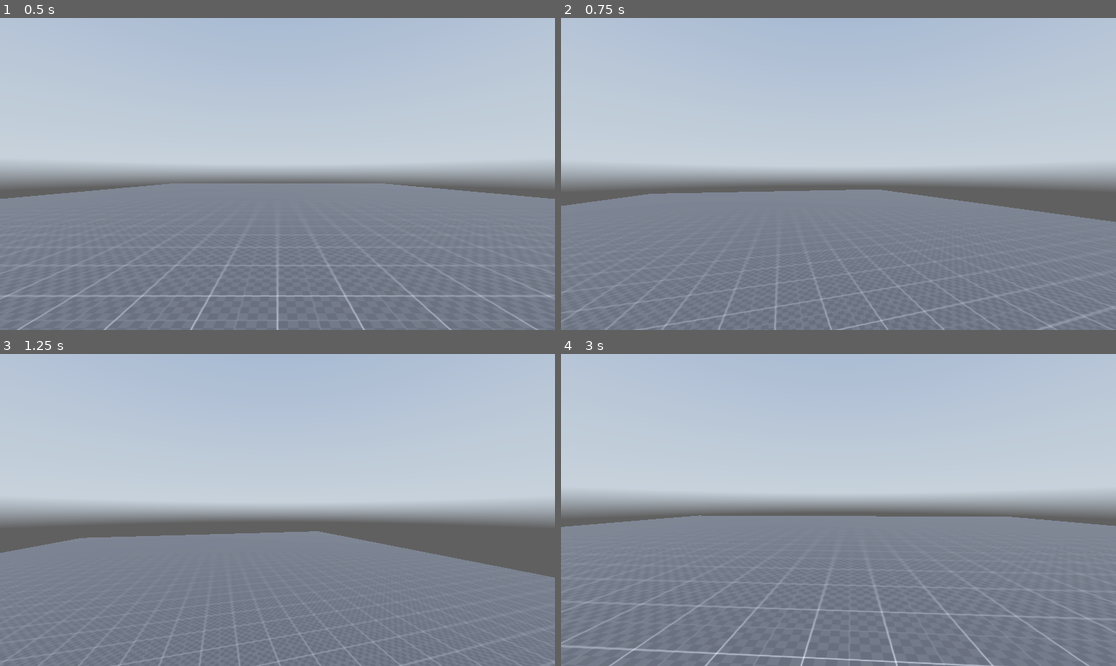
Above: before the commit, frames 1-4 (two rows, left to right).
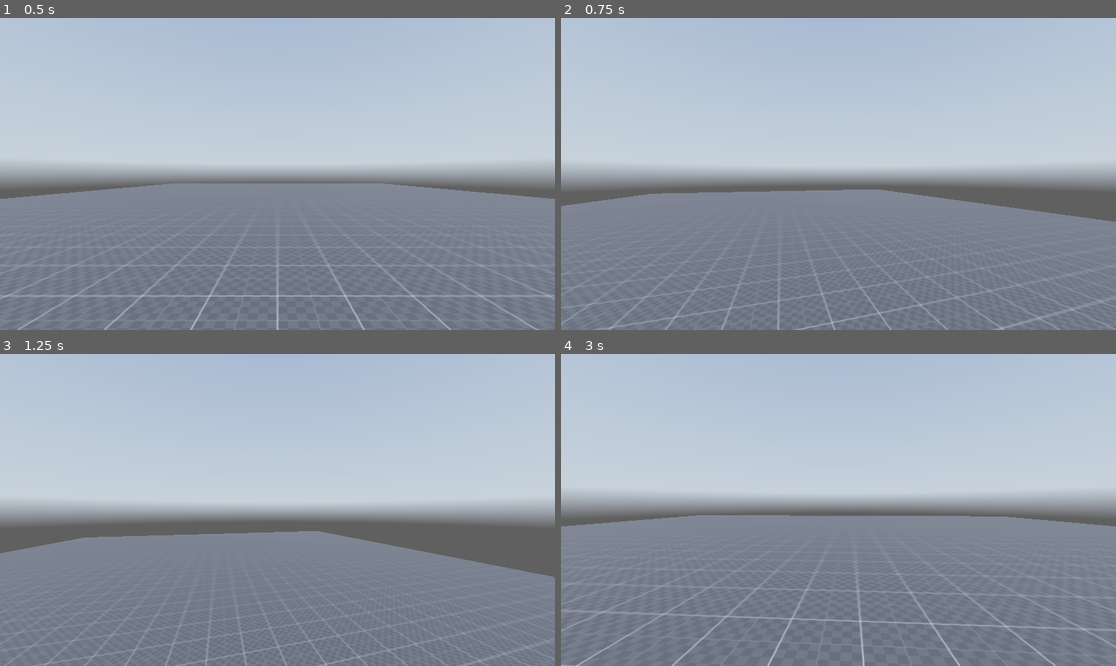
Above: after the commit, the same moments.

Repository: FahadHameed89/GodotPlayground3D
Game: Godot game, scene res://Scenes/world.tscn
Two runs of this game, one before a commit and one after it. Both use one fixed random seed, a clock stepped at 60 frames per second and the inputs below. The project has no main scene, so this scene is started directly. A sky picture missing from this copy of the repository is replaced by a grey-blue gradient.
Inputs (mouse positions are in pixels of both pictures, inside the frame that each line leads up to):
- Up to frame 1 (0.5 s): no input
- Up to frame 2 (0.75 s): tap Enter (ui_accept) at 0.5 s; move the mouse to (866, 174) at 0.52 s; hold W (forward) from 0.53 s (still down); hold Ctrl (crouch) from 0.53 s (still down)
- Up to frame 3 (1.25 s): keep holding W (forward); keep holding Ctrl (crouch); tap Enter (ui_accept) at 0.77 s
- Up to frame 4 (3 s): keep holding W (forward); move the mouse to (810, 510) at 1.27 s; release Ctrl (crouch) at 1.28 s; tap Alt (free_look) at 1.35 s; tap Enter (ui_accept) at 1.52 s; move the mouse to (849, 503) at 2.02 s; hold Shift (sprint) 2.03-2.78 s; move the mouse to (832, 516) at 2.77 s; tap Ctrl (crouch) at 2.85 s

Frame 1 is identical in both runs. In frame 2, 1.4% of the frame differs, in the area x 0-100%, y 55-100%; in frame 3, 1.0%; in frame 4, 2.8%, in the area x 0-100%, y 51-100%.

Commit message:
added air control
limit control of character while mid-air

Diff:
--- a/Scripts/player.gd
+++ b/Scripts/player.gd
@@ -50,6 +50,7 @@
 @export var jump_velocity = 7.0
 @export var base_jump_velocity = 7.0
 var lerp_speed = 10.0 #used to change the speed of the player
+var air_lerp_speed = 3.0
 var crouching_depth = -0.4 #How much the height changes when crouching
 var free_look_tilt_amount = -5
 # Player Mouse Input Variables
@@ -186,8 +187,11 @@
 
 	# Get the input direction and handle the movement/deceleration.
 	# As good practice, you should replace UI actions with custom gameplay actions.
-
-	direction = lerp(direction, (transform.basis * Vector3(input_dir.x, 0, input_dir.y)).normalized(), delta*lerp_speed)
+	if is_on_floor():
+		direction = lerp(direction, (transform.basis * Vector3(input_dir.x, 0, input_dir.y)).normalized(), delta*lerp_speed)
+	else:
+		if input_dir != Vector2.ZERO:
+			direction = lerp(direction, (transform.basis * Vector3(input_dir.x, 0, input_dir.y)).normalized(), delta*air_lerp_speed)
 
 	if sliding:
 		direction = (transform.basis * Vector3(slide_vector.x, 0, slide_vector.y)).normalized()
